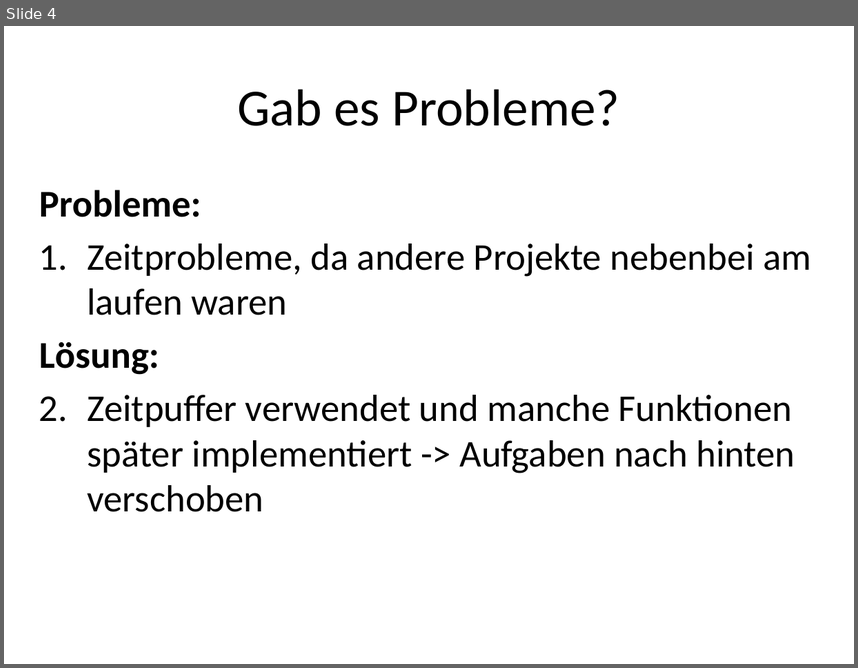
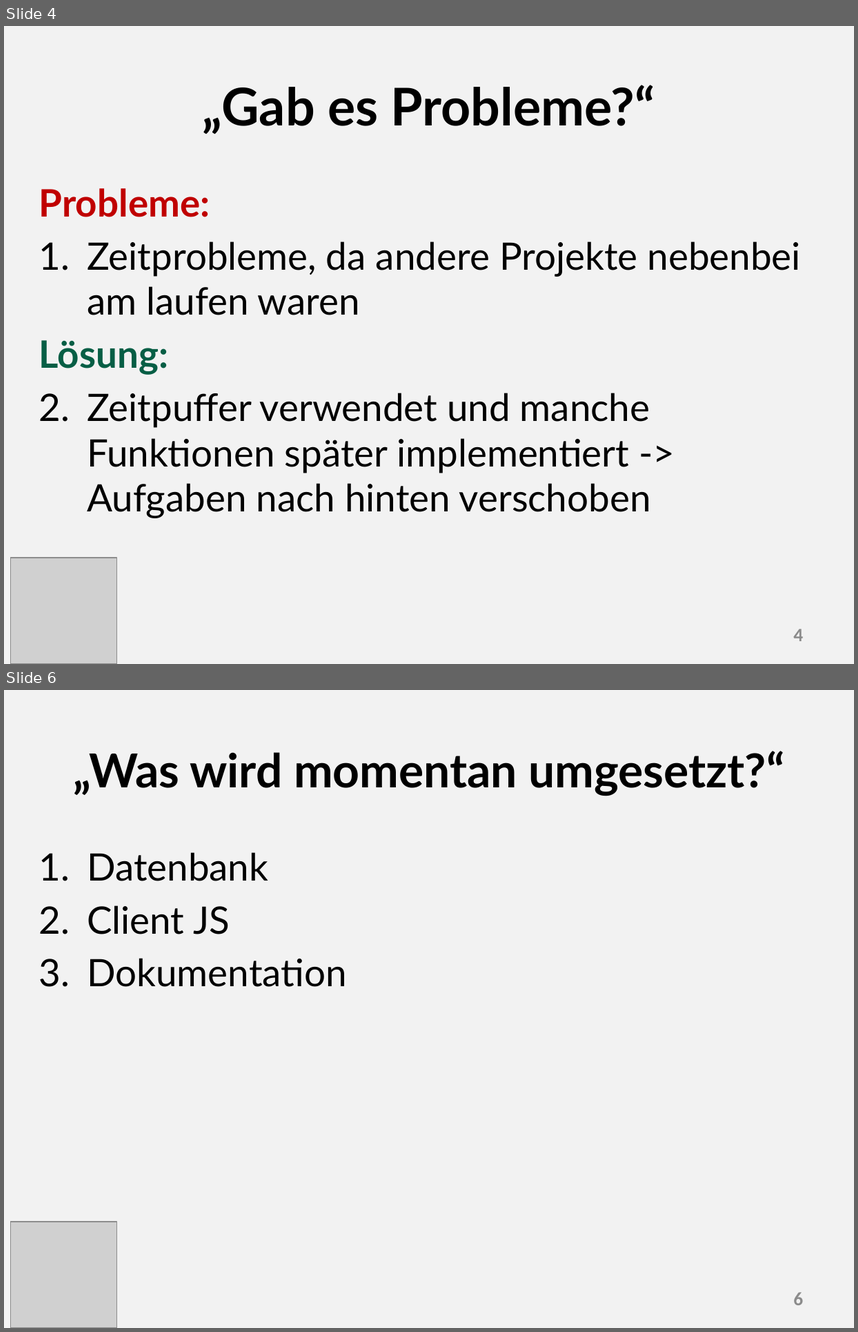
Before and after one commit to valeriapag/E-Mood-Tracker, a slide deck: Doku/Präsentation.pptx. Shown one above the other, each under a label of ours: slide 4 before the commit, slides 4 and 6 after it; the slides between them are not shown. The pictures are 858x668 and 858x1332 pixels, drawn with LibreOffice and Linux fonts; fonts in the diff are those of the drawing; grey boxes stand for pictures. Boxes give left, top, right and bottom in pixels: in the first picture for what was removed or moved away, otherwise in the second. Text is boxed around its words. In the diff, an @@ line names an element or a change of style, - is before the commit and + after.

```diff
--- a/Doku/Präsentation.pptx
+++ b/Doku/Präsentation.pptx
@@ slide 6 added at box(4, 690, 854, 1328), background #BFBFBF at 19% opacity @@
@@ title added at box(73, 751, 785, 796), 39.6 pt, text #000000, bold @@
+„Was wird momentan umgesetzt?“
@@ text added at box(87, 852, 347, 987), 32 pt, text #000000 @@
+1. Datenbank
+2. Client JS
+3. Dokumentation
@@ picture added at box(11, 1221, 117, 1328) @@
@@ page number added at box(793, 1292, 803, 1305), 16 pt, text #8C8C8C, bold @@
+6
@@ slide 4 changed as well @@
@@ background #FFFFFF to #BFBFBF at 19% opacity @@
@@ title at box(203, 85, 655, 134): text changed; font Calibri to Lato; bold on @@
-Gab es Probleme?
+„Gab es Probleme?“
@@ text "Probleme:" at box(39, 188, 801, 518): font Calibri to Lato; text colour #000000 to #C00000 in "Probleme:"; text colour #000000 to #075E45 in "Lösung:" @@
@@ picture added at box(11, 557, 117, 664) @@
@@ page number added at box(793, 628, 803, 641), 16 pt, text #8C8C8C, bold @@
+4
```
Also in this commit, not shown: 4 other slides changed, 2 other slides added, 2 other files.
